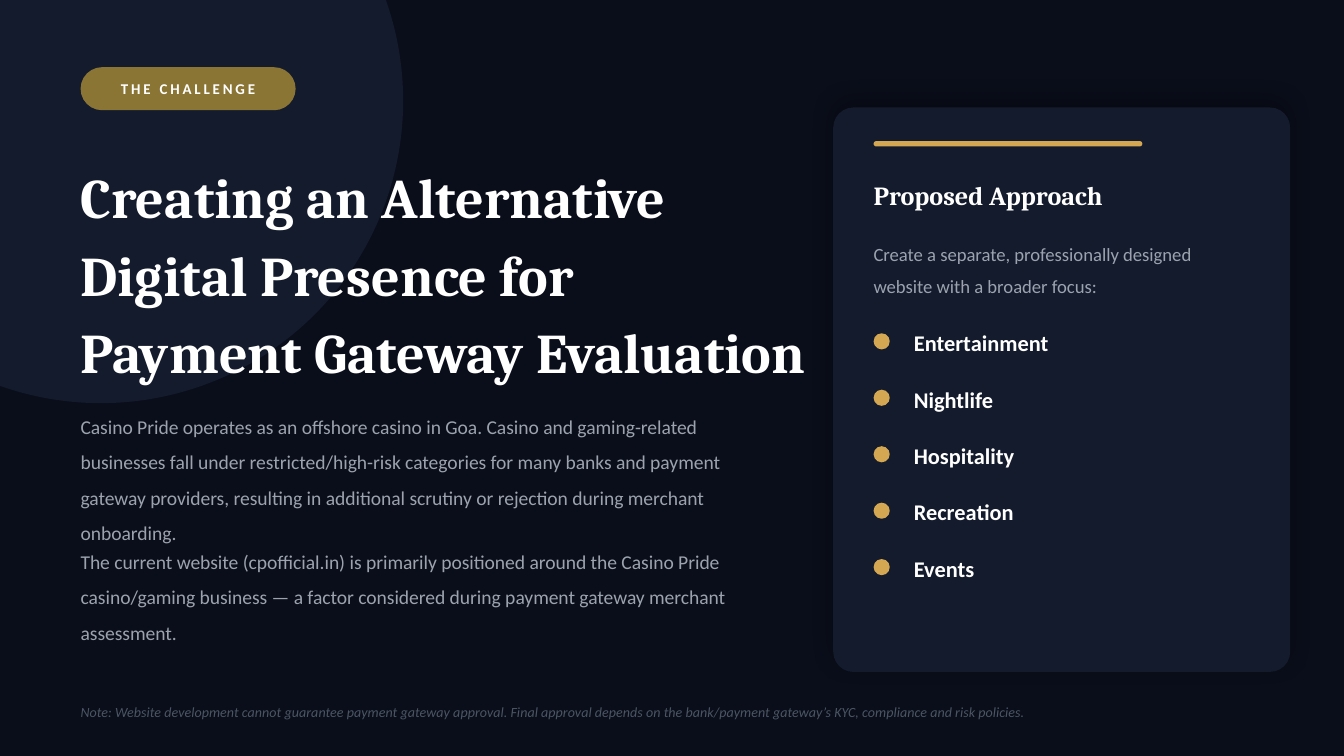
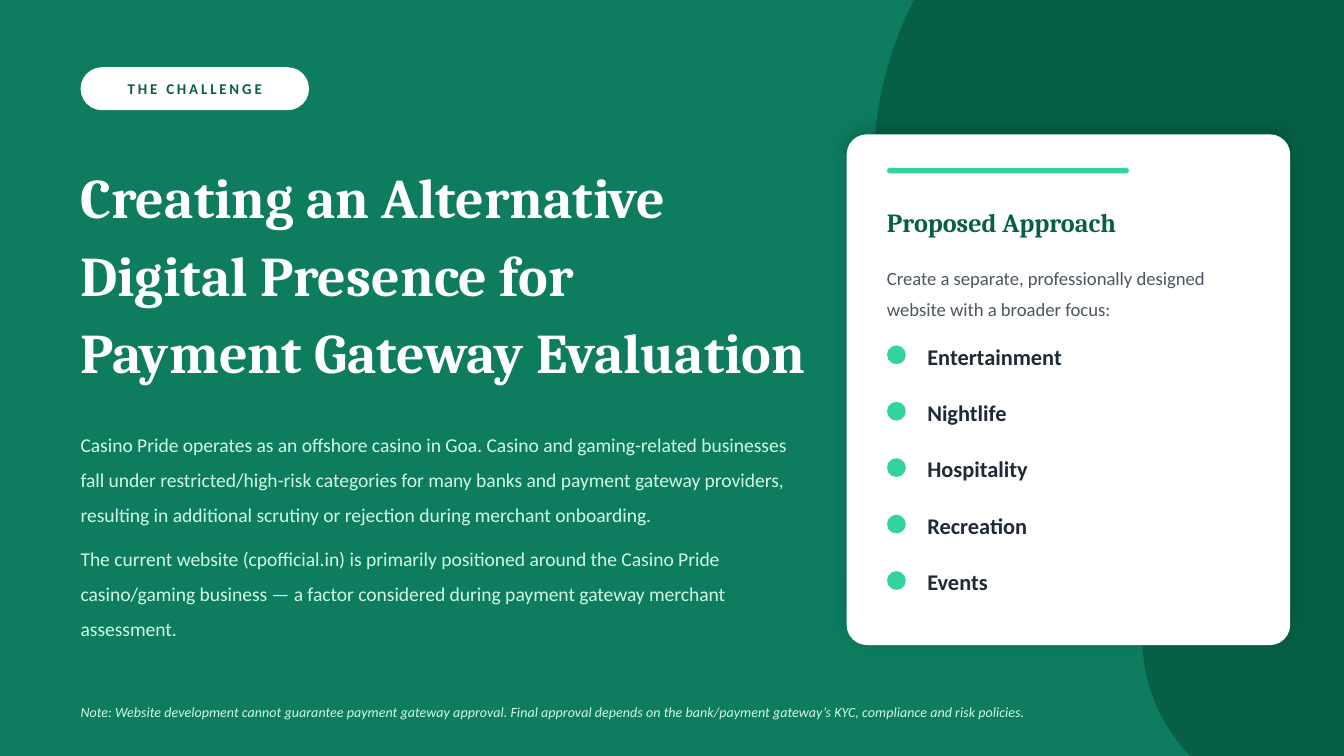
Before and after one commit to consecrating/PPTx, a slide deck: slide 1 of Casino_Pride_Digital_Strategy.pptx. Drawn at 1344x756 pixels with LibreOffice and Linux fonts; fonts in the diff are those of the drawing. Boxes give left, top, right and bottom in pixels: in the first picture for what was removed or moved away, otherwise in the second. Text is boxed around its words. In the diff, an @@ line names an element or a change of style, - is before the commit and + after.

```diff
--- a/Casino_Pride_Digital_Strategy.pptx
+++ b/Casino_Pride_Digital_Strategy.pptx
@@ background #0A0E1A to #0D7C5F @@
@@ ellipse: place and size @@
-ellipse at [0, 0, 403, 403]
+ellipse at [874, 0, 1344, 538]
@@ ellipse at [874, 0, 1344, 538]: fill #141B2D to #065F46 @@
@@ text "THE CHALLENGE" at [128, 84, 261, 94]: text colour #FFFFFF to #065F46 @@
@@ rounded rectangle: place and size @@
-rounded rectangle at [81, 67, 296, 110]
+rounded rectangle at [81, 67, 309, 110]
@@ rounded rectangle at [81, 67, 309, 110]: fill #8B7535 to #FFFFFF @@
@@ rounded rectangle: place and size @@
-rounded rectangle at [833, 108, 1290, 672]
+rounded rectangle at [847, 134, 1290, 645]
@@ rounded rectangle at [847, 134, 1290, 645]: fill #141B2D to #FFFFFF; shadow changed; proportions changed @@
@@ rounded rectangle: place and size @@
-rounded rectangle at [874, 141, 1142, 146]
+rounded rectangle at [887, 168, 1129, 173]
@@ text "Proposed Approach" at [887, 214, 1116, 238]: text colour #FFFFFF to #065F46 @@
@@ text "Proposed Approach": place and size @@
-text "Proposed Approach" at [874, 187, 1103, 211]
+text "Proposed Approach" at [887, 214, 1116, 238]
@@ text "Create a separate, professionally designed ...": place and size @@
-text "Create a separate, professionally designed ..." at [874, 248, 1191, 293]
+text "Create a separate, professionally designed ..." at [887, 272, 1205, 316]
@@ text "Create a separate, professionally designed ..." at [887, 272, 1205, 316]: text colour #9CA3AF to #4B5563 @@
@@ text "Entertainment": place and size @@
-text "Entertainment" at [914, 335, 1048, 351]
+text "Entertainment" at [927, 349, 1061, 365]
@@ text "Casino Pride operates as an ..." at [81, 438, 786, 526]: text colour #9CA3AF to #D1FAE5 @@
@@ text colour #FFFFFF to #1F2937 in 5 elements at [927, 461, 1027, 481], [927, 518, 1027, 534], [927, 575, 987, 590], [927, 349, 1061, 365], [927, 405, 1006, 425] @@
@@ text "Nightlife": place and size @@
-text "Nightlife" at [914, 392, 993, 412]
+text "Nightlife" at [927, 405, 1006, 425]
@@ text "Hospitality": place and size @@
-text "Hospitality" at [914, 448, 1014, 468]
+text "Hospitality" at [927, 461, 1027, 481]
@@ ellipse added at [1142, 470, 1344, 756], fill #065F46 @@
@@ text "Recreation": place and size @@
-text "Recreation" at [914, 504, 1014, 520]
+text "Recreation" at [927, 518, 1027, 534]
@@ fill #D4A853 to #34D399 in 6 elements at [887, 168, 1129, 173], [887, 571, 906, 590], [887, 345, 906, 364], [887, 402, 906, 421], [887, 458, 906, 477], [887, 515, 906, 534] @@
@@ 5 ellipses: place and size @@
-5 ellipses at [874, 333, 890, 575]
+5 ellipses at [887, 345, 906, 590]
@@ text "The current website (cpofficial.in) is ..." at [81, 552, 725, 636]: text colour #9CA3AF to #D1FAE5 @@
@@ text "Events": place and size @@
-text "Events" at [914, 562, 974, 577]
+text "Events" at [927, 575, 987, 590]
@@ text "Note: Website development cannot guarantee ..." at [81, 707, 1024, 720]: text colour #4B5563 to #D1FAE5 @@
```
Also in this commit, not shown: 3 other slides changed, 1 slide added, 1 slide removed, 1 other file.
